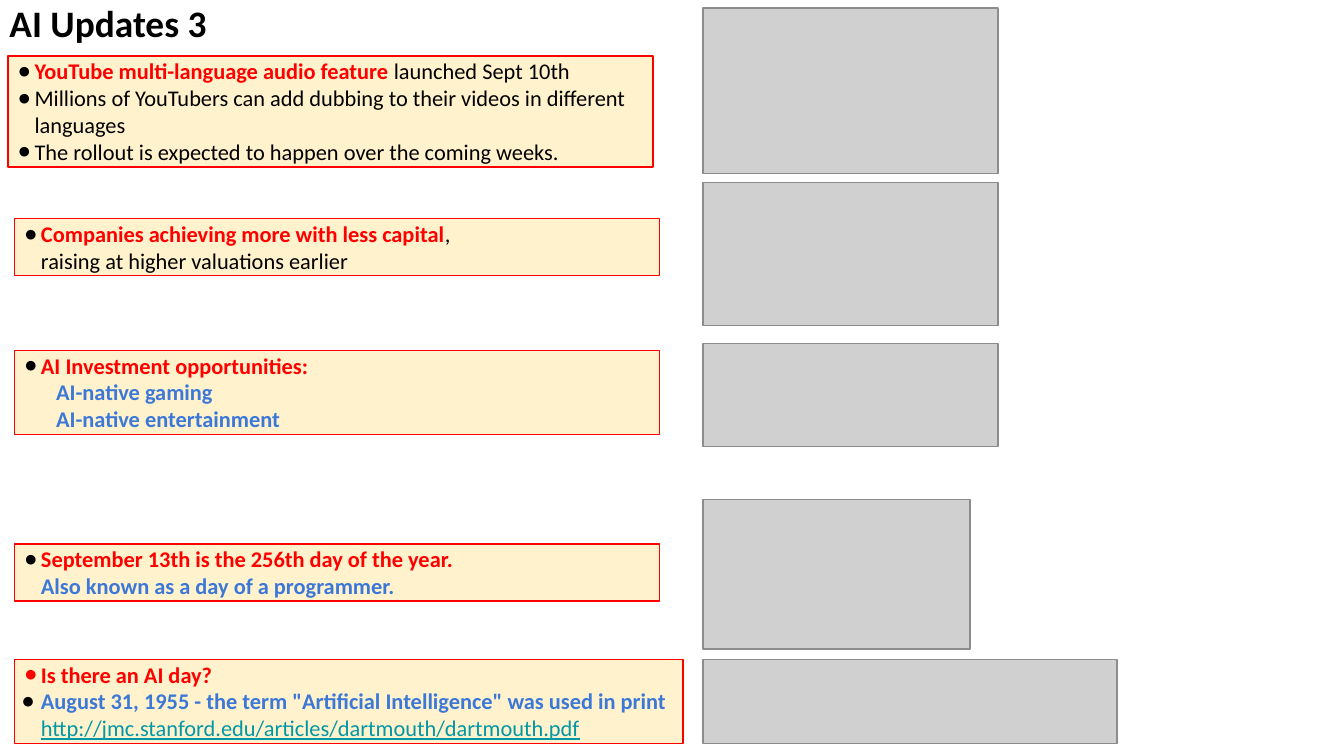
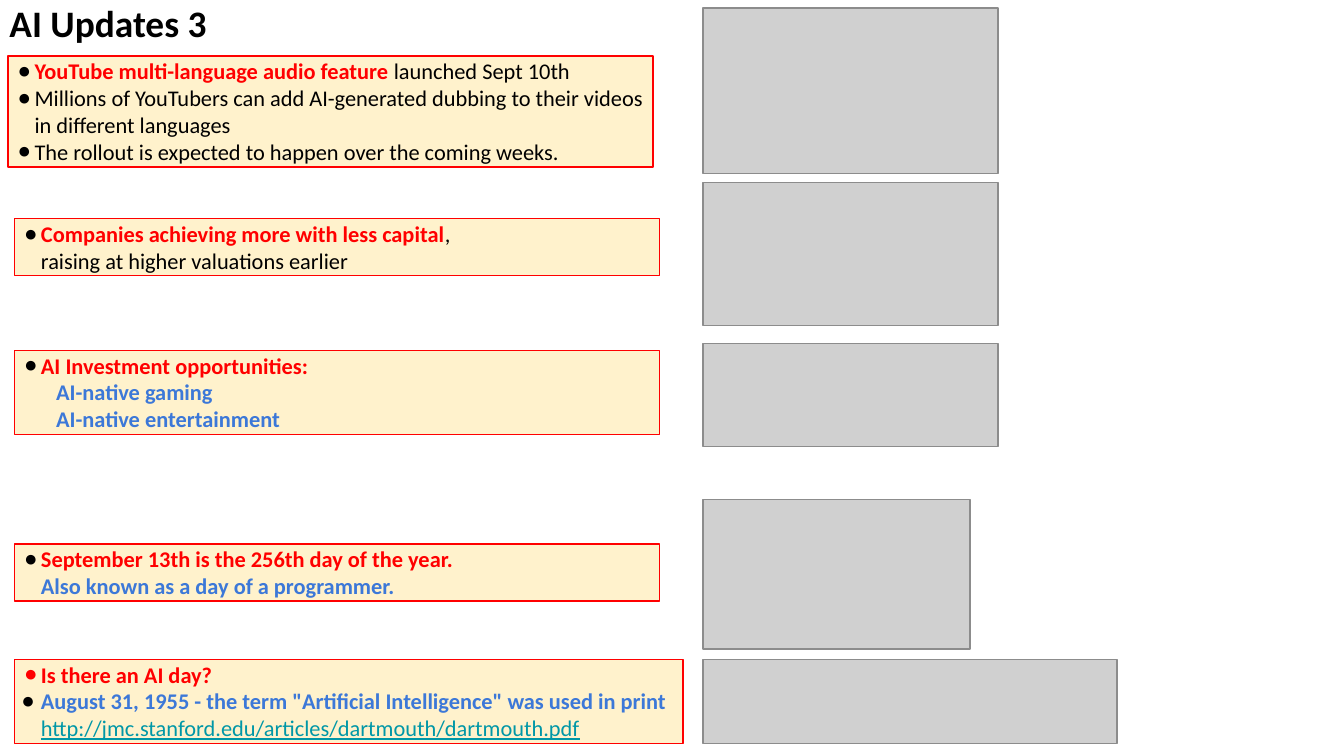
Before and after one commit to lselector/seminar, a slide deck: slide 14 of 2025/2025-09-19-AI-Updates.pptx. Drawn at 1344x756 pixels with LibreOffice and Linux fonts; fonts in the diff are those of the drawing; grey boxes stand for pictures. Boxes give left, top, right and bottom in pixels: in the first picture for what was removed or moved away, otherwise in the second. Text is boxed around its words. In the diff, an @@ line names an element or a change of style, - is before the commit and + after.

```diff
--- a/2025/2025-09-19-AI-Updates.pptx
+++ b/2025/2025-09-19-AI-Updates.pptx
@@ text in rectangle at [35,90,643,137]: text changed @@
-● Millions of YouTubers can add dubbing to their videos in different languages
+● Millions of YouTubers can add AI-generated dubbing to their videos in different languages
```
Also in this commit, not shown: 5 other slides changed.
